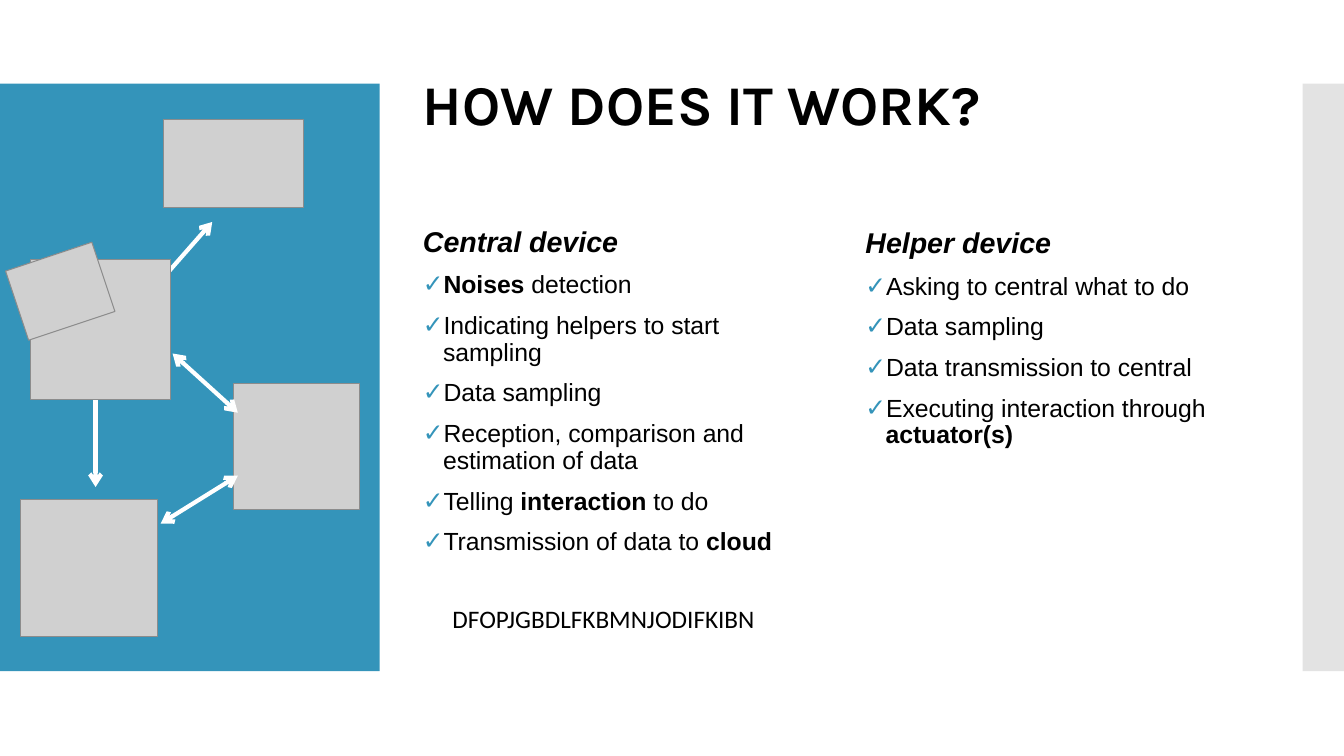
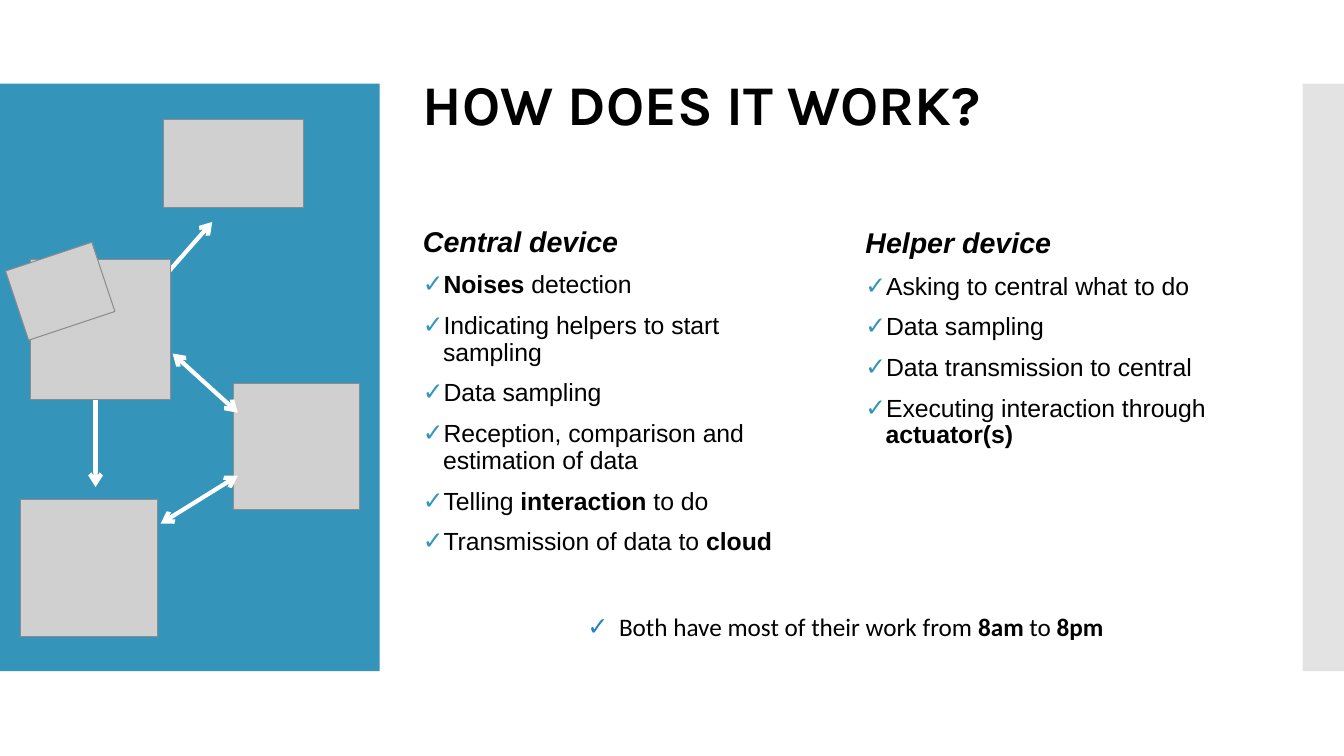
Before and after one commit to LorenzoPecorari/iot_project, a slide deck: slide 5 of iot_pres.pptx. Drawn at 1344x756 pixels with LibreOffice and Linux fonts; fonts in the diff are those of the drawing; grey boxes stand for pictures; background and template pictures are left out. Boxes give left, top, right and bottom in pixels: in the first picture for what was removed or moved away, otherwise in the second. Text is boxed around its words. In the diff, an @@ line names an element or a change of style, - is before the commit and + after.

Commit message:
working time on pptx

```diff
--- a/iot_pres.pptx
+++ b/iot_pres.pptx
@@ text at (619,618,1104,640): text changed @@
-DFOPJGBDLFKBMNJODIFKIBN
+✓ Both have most of their work from 8am to 8pm
```
